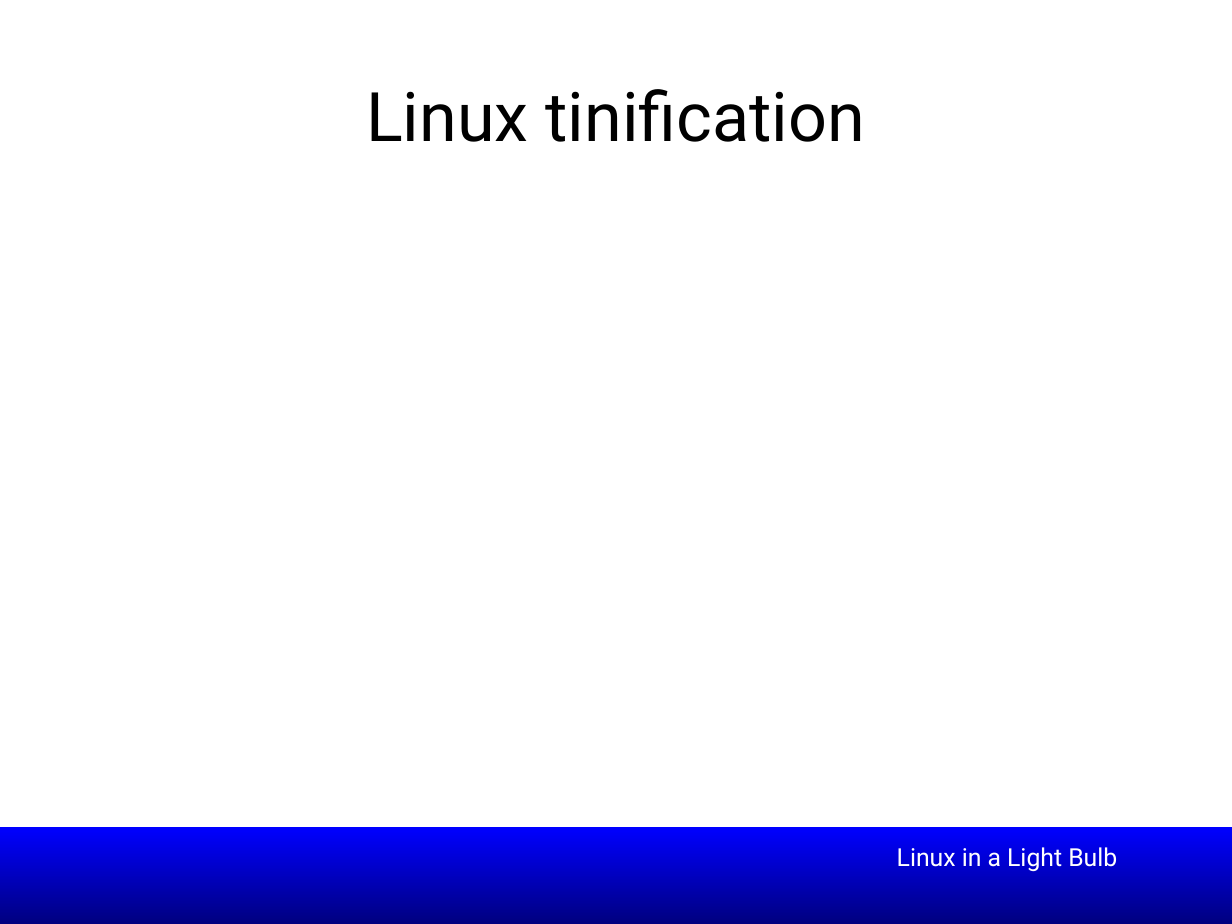
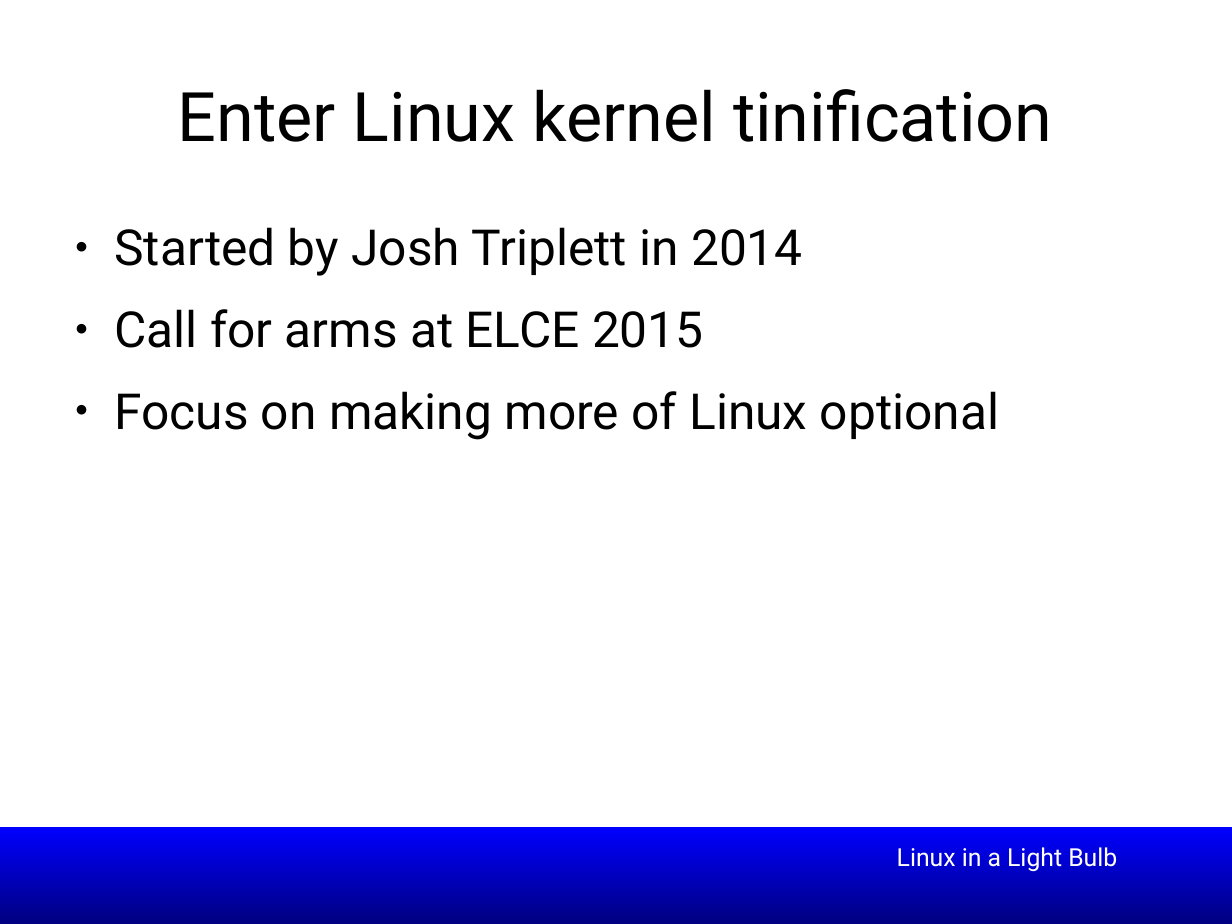
Before and after one commit to smipi1/elce2015, a slide deck: slide 14 of presentations/Linux_In_a_Lightbulb-Where_are_we_on_tinification-ELCE2015.odp (slide 17 before the commit). Drawn at 1232x924 pixels with LibreOffice and Linux fonts; fonts in the diff are those of the drawing; background and template pictures are left out. Boxes give left, top, right and bottom in pixels: in the first picture for what was removed or moved away, otherwise in the second. Text is boxed around its words. In the diff, an @@ line names an element or a change of style, - is before the commit and + after.

```diff
--- a/presentations/Linux_In_a_Lightbulb-Where_are_we_on_tinification-ELCE2015.odp
+++ b/presentations/Linux_In_a_Lightbulb-Where_are_we_on_tinification-ELCE2015.odp
@@ title at [178, 89, 1052, 142]: text changed @@
-Linux tinification
+Enter Linux kernel tinification
@@ text added at [114, 227, 999, 440], 32 pt, text #000000 @@
+● Started by Josh Triplett in 2014
+● Call for arms at ELCE 2015
+● Focus on making more of Linux optional
```
Also in this commit, not shown: 12 other slides changed, 1 slide removed.
